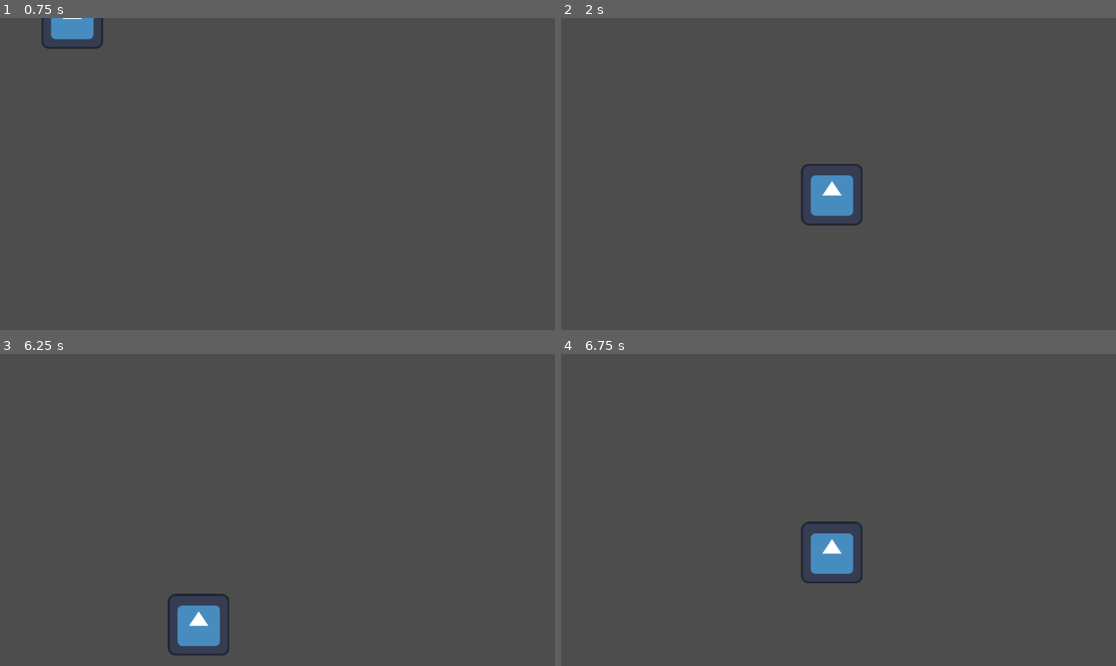
Above: before the commit, frames 1-4 (two rows, left to right).
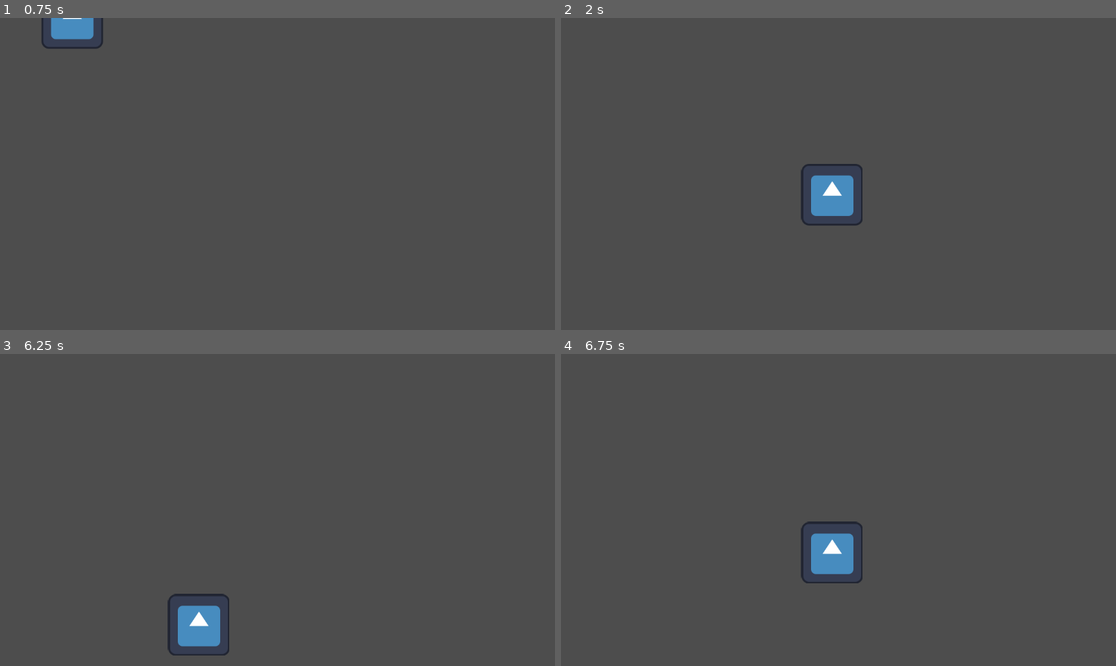
Above: after the commit, the same moments.

Repository: ArielValdez/Into-my-Dreams
Game: Godot game, scene res://Scenes/Worlds/test_world.tscn
Two runs of this game, one before a commit and one after it. Both use one fixed random seed, a clock stepped at 60 frames per second and the inputs below. Before the commit the project starts from res://Scenes/test_world.tscn. The engine's default icon, where the game draws it, is replaced by a stand-in: a white triangle on a blue panel in a dark square.
Inputs:
- Up to frame 1 (0.75 s): tap Enter at 0.5 s; hold Right (move_right) from 0.53 s (still down); hold X (run_button) from 0.53 s (still down)
- Up to frame 2 (2 s): release Right (move_right) at 1.28 s; release X (run_button) at 1.28 s; hold Down (move_down) from 1.28 s (still down); tap X (run_button) at 1.35 s
- Up to frame 3 (6.25 s): release Down (move_down) at 2.03 s; hold Right (move_right) 2.03-2.78 s; hold X (run_button) 2.03-2.78 s; hold Up (move_up) 2.78-3.53 s; tap X (run_button) at 2.85, 4.35, 5.85 s; hold X (run_button) 3.53-4.28 s; hold Left (move_left) 3.53-5.03 s; hold Down (move_down) 5.03-5.78 s; hold X (run_button) 5.03-5.78 s; hold Right (move_right) from 5.78 s (still down)
- Up to frame 4 (6.75 s): release Right (move_right) at 6.53 s; hold Up (move_up) from 6.53 s (still down); hold X (run_button) from 6.53 s (still down)

Frame 1 is identical in both runs. In frame 2, less than 0.1% of the frame differs, in the area x 44-53%, y 50-64%; in frame 3, less than 0.1%; in frame 4, less than 0.1%, in the area x 44-53%, y 57-71%.

Commit message:
inicializando mecánica de puertas. Se necesita cambiar la construcción del script

Diff:
--- /dev/null
+++ b/Scenes/Heritables/world_doorway.tscn
@@ -0,0 +1,18 @@
+[gd_scene load_steps=3 format=3 uid="uid://062q6ss0u03g"]
+
+[ext_resource type="Script" path="res://Scripts/world_doorway.gd" id="1_6jh5w"]
+
+[sub_resource type="RectangleShape2D" id="RectangleShape2D_kmvwl"]
+size = Vector2(32, 29)
+
+[node name="WorldDoorway" type="StaticBody2D"]
+script = ExtResource("1_6jh5w")
+
+[node name="Sprite2D" type="Sprite2D" parent="."]
+position = Vector2(0, -35)
+
+[node name="CollisionShape2D" type="CollisionShape2D" parent="."]
+position = Vector2(0, -14.5)
+shape = SubResource("RectangleShape2D_kmvwl")
+
+[node name="AnimationPlayer" type="AnimationPlayer" parent="."]
--- /dev/null
+++ b/Scenes/Worlds/test_world_2.tscn
@@ -0,0 +1,8 @@
+[gd_scene format=3 uid="uid://byij3cp0gs10l"]
+
+[node name="test_world2" type="Node2D"]
+
+[node name="TileMap" type="TileMap" parent="."]
+format = 2
+
+[node name="WorldEventTimer" type="Timer" parent="."]
--- /dev/null
+++ b/Scenes/test_door.tscn
@@ -0,0 +1,9 @@
+[gd_scene load_steps=3 format=3 uid="uid://b7dnfko1s5o1t"]
+
+[ext_resource type="PackedScene" uid="uid://062q6ss0u03g" path="res://Scenes/Heritables/world_doorway.tscn" id="1_1mc07"]
+[ext_resource type="Texture2D" uid="uid://bko5lo4u2hk3w" path="res://Sprites/Door.png" id="2_meyak"]
+
+[node name="Test_WorldDoorway" instance=ExtResource("1_1mc07")]
+
+[node name="Sprite2D" parent="." index="0"]
+texture = ExtResource("2_meyak")
--- a/Scripts/world_doorway.gd
+++ b/Scripts/world_doorway.gd
@@ -1,12 +1,15 @@
 extends Node2D
 
 @export var OtherSide : Node2D
+var ThisSide : Node2D
 
 func _ready() -> void:
 	if !OtherSide:
 		OtherSide = $"."
 	pass
 
+	ThisSide = get_tree().current_scene
+
 func CrossDoorForNextWorld() -> void:
 	# play animation for enter door
 
--- a/Sprites/HitboxComponent.gd
+++ /dev/null
@@ -1,19 +0,0 @@
-extends Area2D
-
-class_name HitboxComponent
-
-@export var health_component : HealthComponent
-
-func damage(attack : Attack):
-	if health_component:
-		health_component.damage(attack)
-	else:
-		print_debug("No health_component added, check if necessary for this Node")
-	pass
-
-func contactDamage(damage : int):
-	if health_component:
-		health_component.contactDamage(damage)
-	else:
-		print_debug("No health_component added, check if necessary for this Node")
-	pass
--- a/project.godot
+++ b/project.godot
@@ -11,7 +11,7 @@
 [application]
 
 config/name="Into my Dreams"
-run/main_scene="res://Scenes/test_world.tscn"
+run/main_scene="res://Scenes/Worlds/test_world.tscn"
 config/features=PackedStringArray("4.2", "Forward Plus")
 config/icon="res://icon.svg"
 
@@ -57,3 +57,7 @@
 "events": [Object(InputEventKey,"resource_local_to_scene":false,"resource_name":"","device":-1,"window_id":0,"alt_pressed":false,"shift_pressed":false,"ctrl_pressed":false,"meta_pressed":false,"pressed":false,"keycode":0,"physical_keycode":65,"key_label":0,"unicode":97,"echo":false,"script":null)
 ]
 }
+
+[rendering]
+
+textures/canvas_textures/default_texture_filter=0
Not shown: 2 places in Scenes/Worlds/test_world.tscn that only renumber resources
Renamed: Scripts/SuperClasses/movement.gd -> Scripts/Handlers/movement.gd
Binary file added: Sprites/Door.png
Not shown, added: Sprites/Door.png.import
Binary file added: Sprites/GUI/Panel.png
Not shown, added: Sprites/GUI/Panel.png.import
Binary file added: Sprites/GUI/Pointing_Arrow.png
Not shown, added: Sprites/GUI/Pointing_Arrow.png.import
